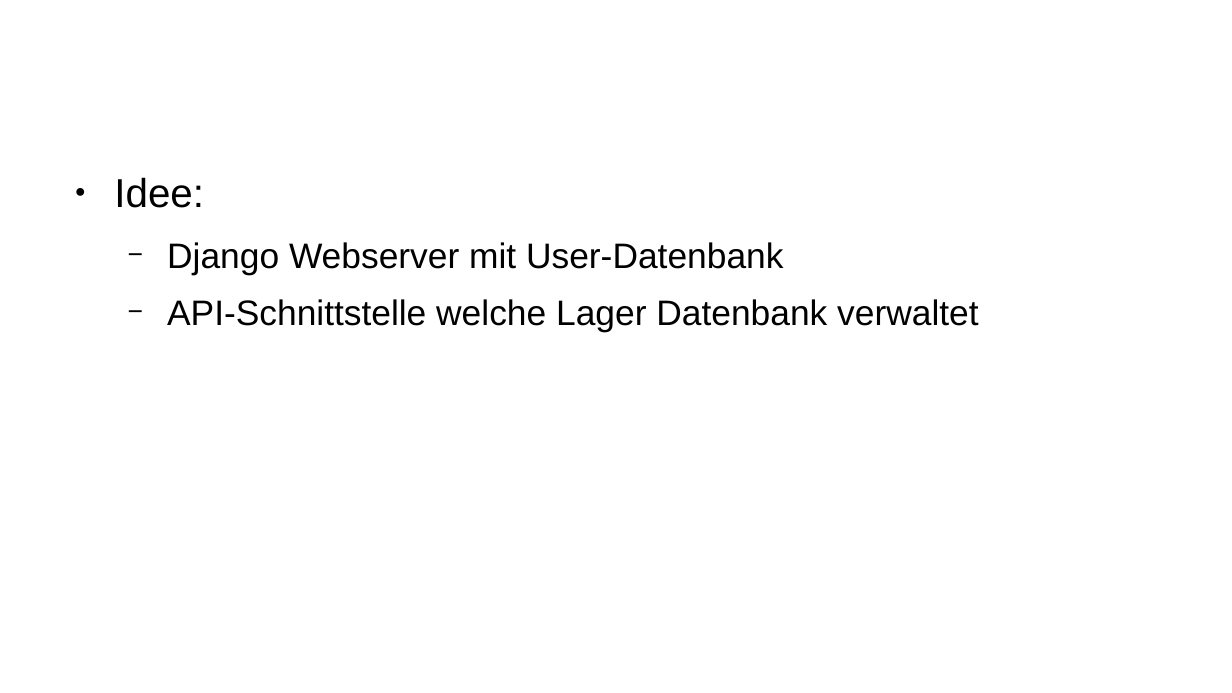
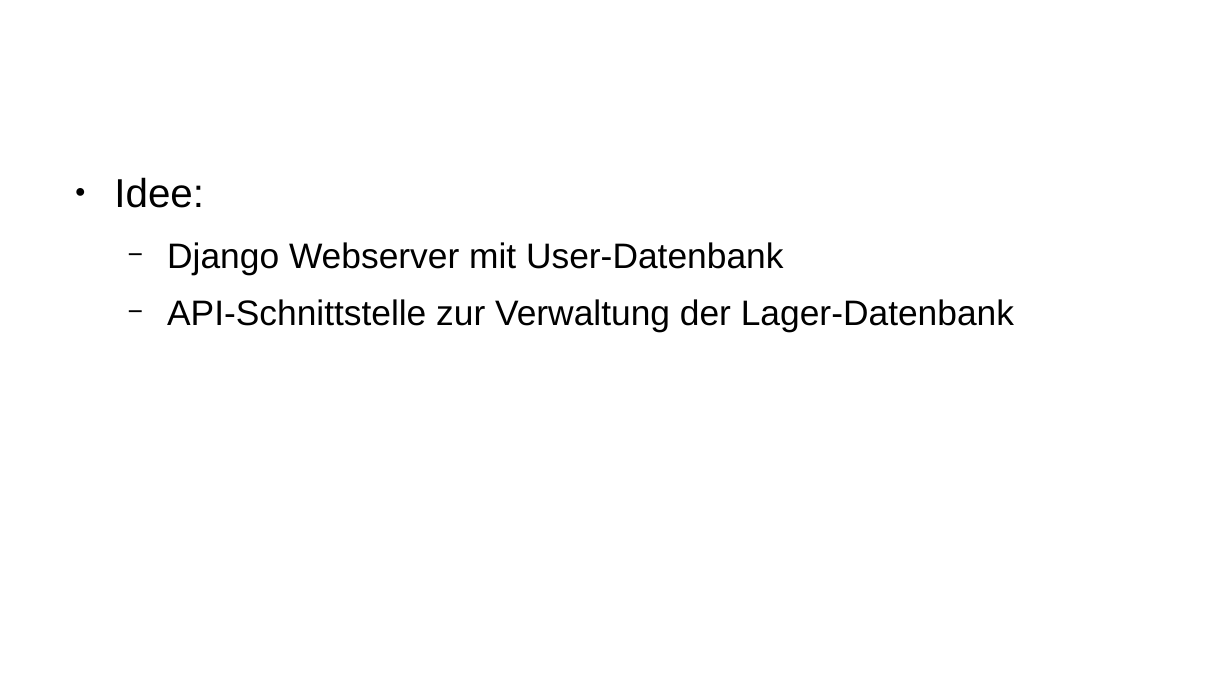
Before and after one commit to peterLERNSAX/softwaredd, a slide deck: slide 7 of softwaredd.odp (slide 4 before the commit). Drawn at 1232x693 pixels with LibreOffice and Linux fonts; fonts in the diff are those of the drawing; background and template pictures are left out. Boxes give left, top, right and bottom in pixels: in the first picture for what was removed or moved away, otherwise in the second. Text is boxed around its words. In the diff, an @@ line names an element or a change of style, - is before the commit and + after.

```diff
--- a/softwaredd.odp
+++ b/softwaredd.odp
@@ text at (167, 299, 1014, 331): text changed @@
-  − API-Schnittstelle welche Lager Datenbank verwaltet
+  − API-Schnittstelle zur Verwaltung der Lager-Datenbank
```
Also in this commit, not shown: 2 other slides changed, 3 slides added, 1 other file.
